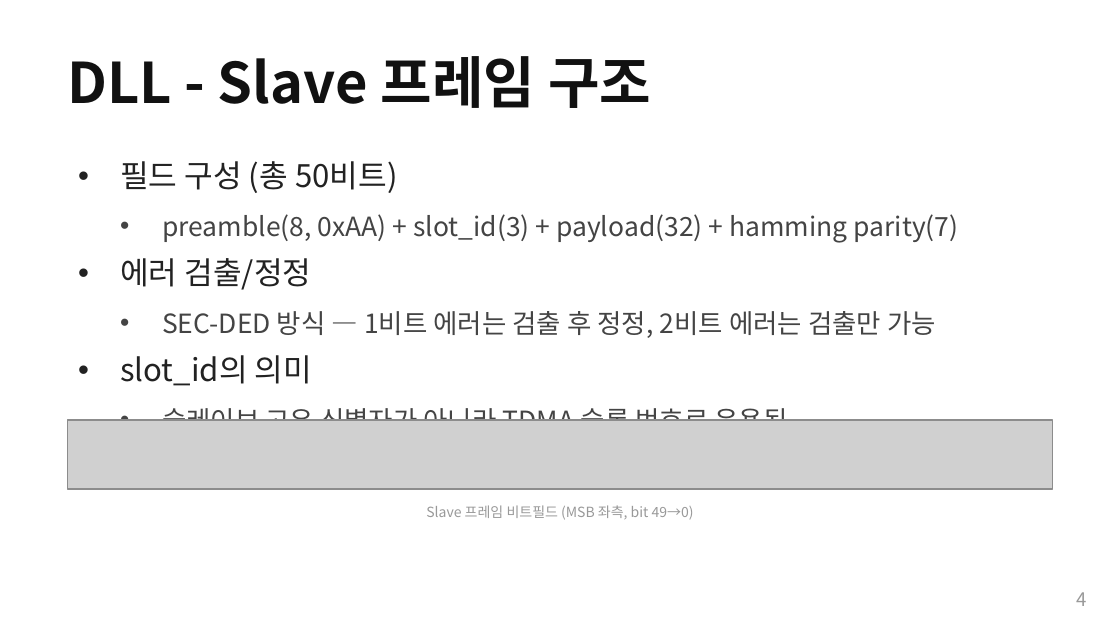
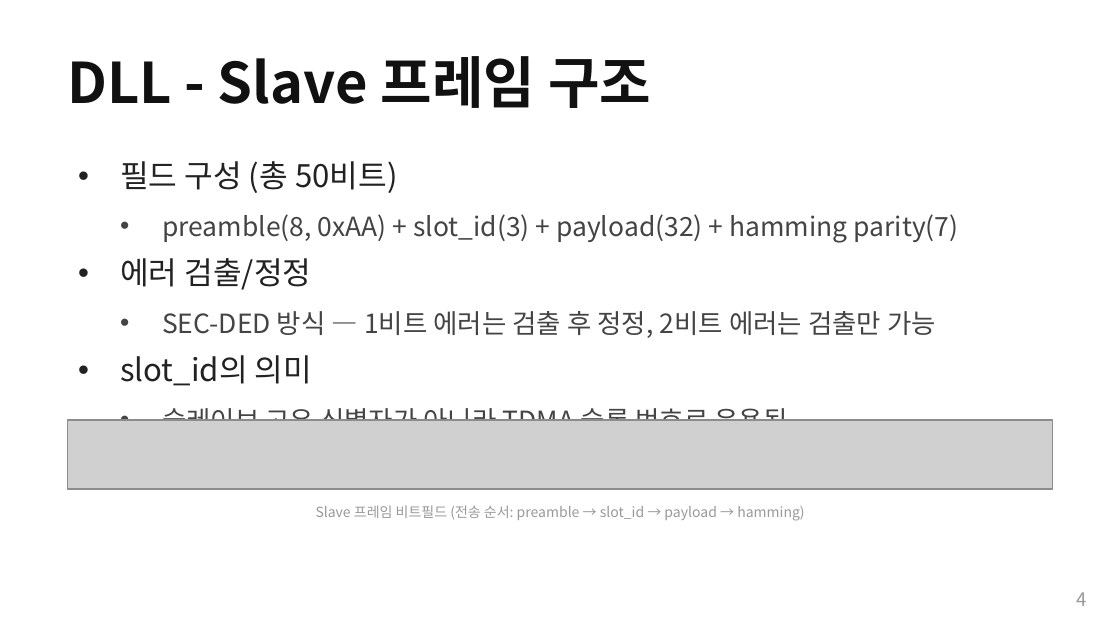
Before and after one commit to Woodong02/SoC_Design_and_Programming, a slide deck: slide 4 of section2_tdma_protocol.pptx. Drawn at 1120x630 pixels with LibreOffice and Linux fonts; fonts in the diff are those of the drawing; grey boxes stand for pictures. Boxes give left, top, right and bottom in pixels: in the first picture for what was removed or moved away, otherwise in the second. Text is boxed around its words. In the diff, an @@ line names an element or a change of style, - is before the commit and + after.

```diff
--- a/section2_tdma_protocol.pptx
+++ b/section2_tdma_protocol.pptx
@@ text at bbox=[316, 505, 804, 521]: text changed @@
-Slave 프레임 비트필드 (MSB 좌측, bit 49→0)
+Slave 프레임 비트필드 (전송 순서: preamble → slot_id → payload → hamming)
```
Also in this commit, not shown: 3 other slides changed, 8 other files.
